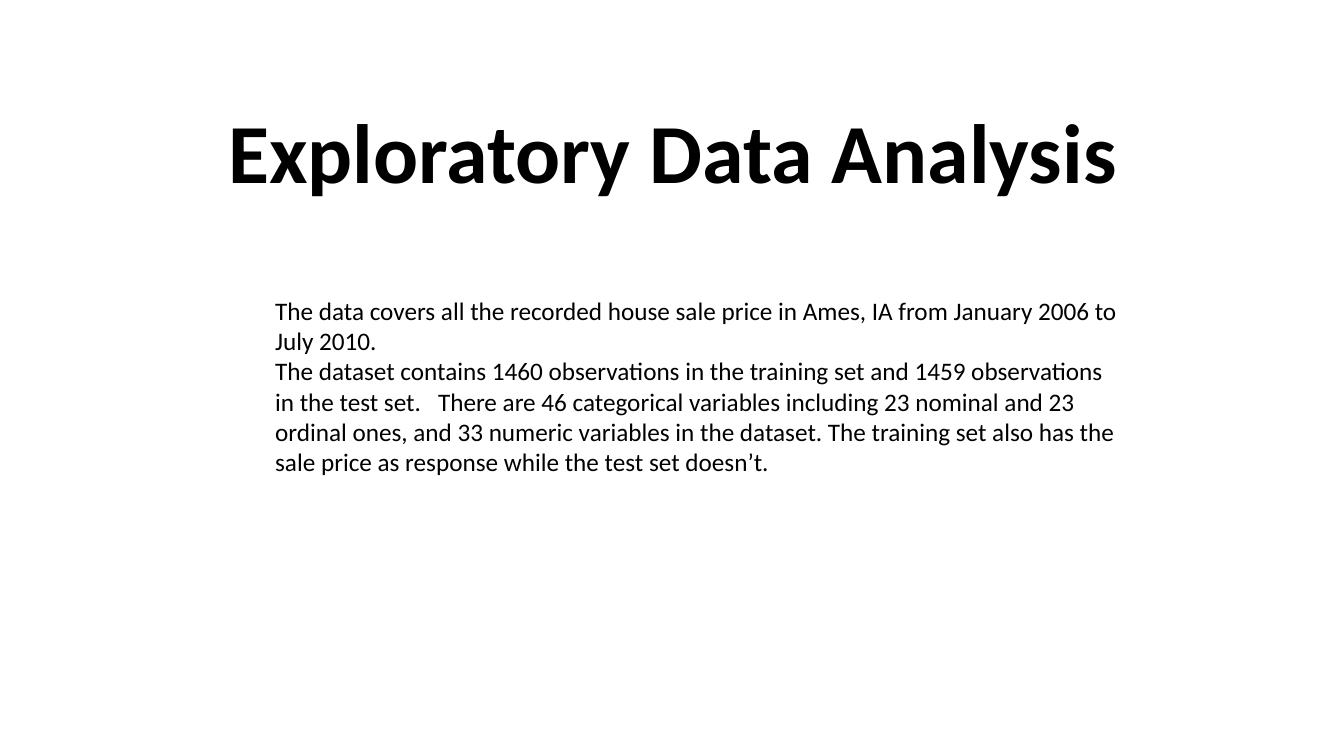
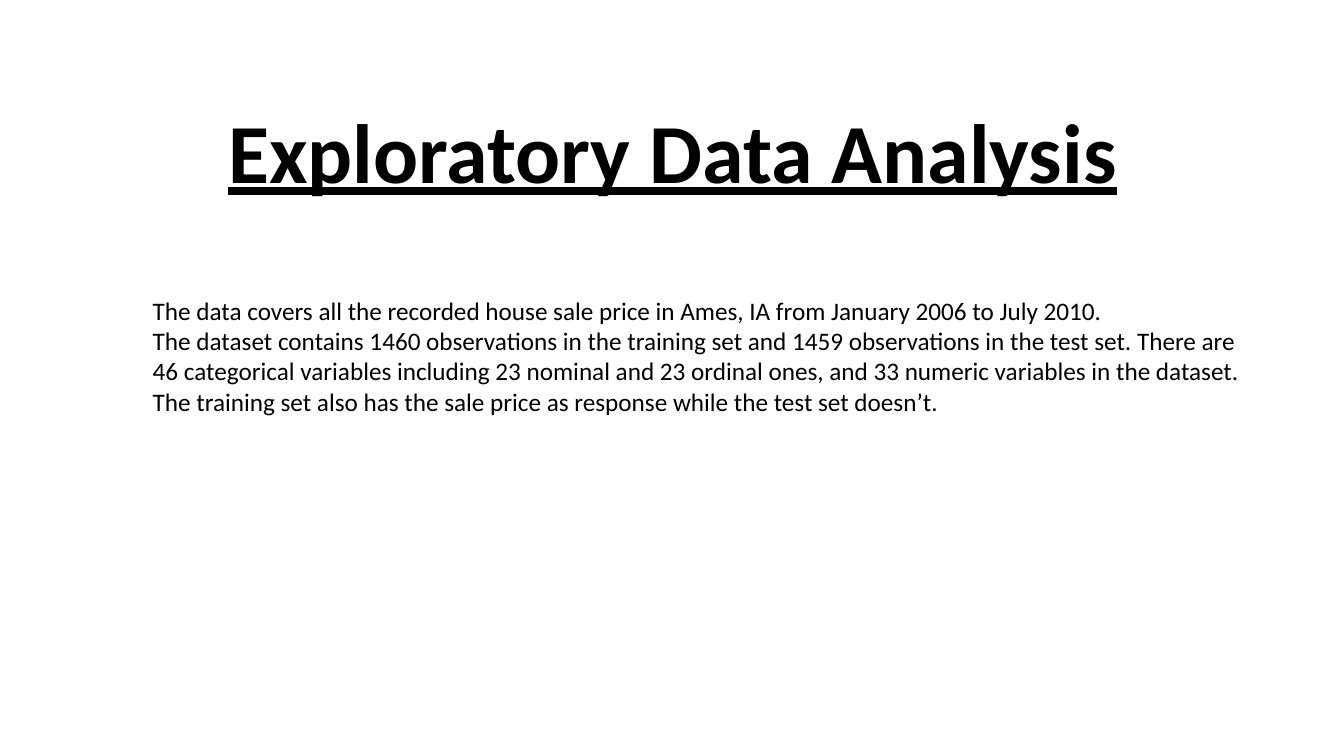
Before and after one commit to manasagodkhindi/AmesHousingPrediction, a slide deck: slide 2 of HousingPricesPresentations.pptx. Drawn at 1344x756 pixels with LibreOffice and Linux fonts; fonts in the diff are those of the drawing. Boxes give left, top, right and bottom in pixels: in the first picture for what was removed or moved away, otherwise in the second. Text is boxed around its words. In the diff, an @@ line names an element or a change of style, - is before the commit and + after.

```diff
--- a/HousingPricesPresentations.pptx
+++ b/HousingPricesPresentations.pptx
@@ title "Exploratory Data Analysis" at (228,124,1117,197): underline on @@
@@ text "The data covers all the ..." rewrapped from (275,302,1116,475) to (153,302,1238,416) @@
```
Also in this commit, not shown: 2 other slides changed, 1 slide added, 1 slide removed.
